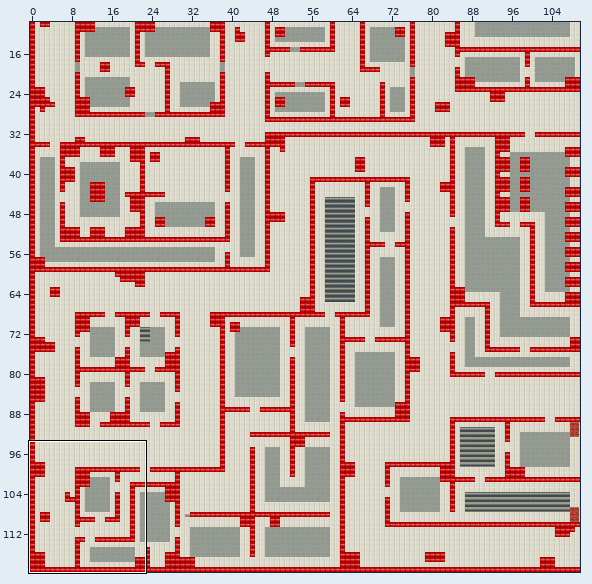
Tiled map, stored at data/map/area02.tmx. The picture above shows the old version from afar; the outline marks the close-up.
Close-up. As it was:
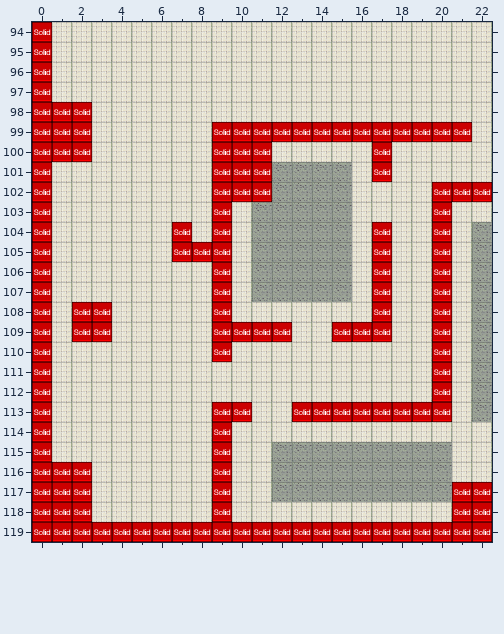
Cells are 32x32 px. Shown: x 0..22, y 94..119. The commit also changed other parts of the map, which this record leaves out.
Now the later version:
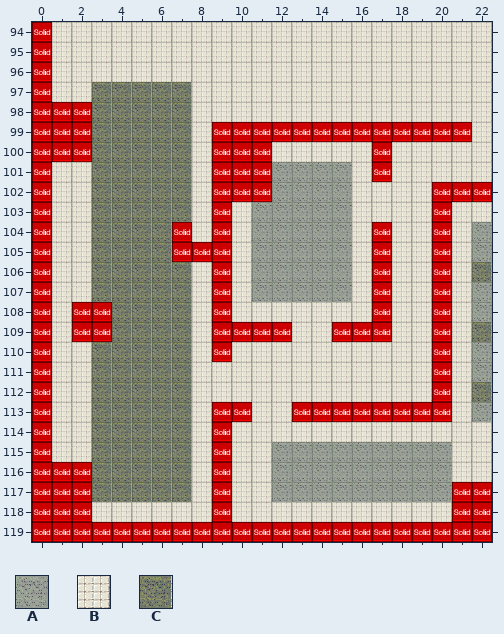
Key: from "textures": A 0, B 1, C 2.
_ is an empty cell.
The edit:
Layer "background":
y 97..103: x 3..7 BBBBB -> CCCCC
y 104..105: x 3..6 BBBB -> CCCC
y 106: x 3..7 BBBBB -> CCCCC; x 22 A -> C
y 107: x 3..7 BBBBB -> CCCCC
y 108: x 4..7 BBBB -> CCCC
y 109: x 4..7 BBBB -> CCCC; x 22 A -> C
y 110..111: x 3..7 BBBBB -> CCCCC
y 112: x 3..7 BBBBB -> CCCCC; x 22 A -> C
y 113..117: x 3..7 BBBBB -> CCCCC
Pixel boxes of the changes (left, top, right, bottom) in both close-ups:
changed: (92, 82, 192, 502)
changed: (472, 262, 492, 282)
changed: (472, 322, 492, 342)
changed: (472, 382, 492, 402)
